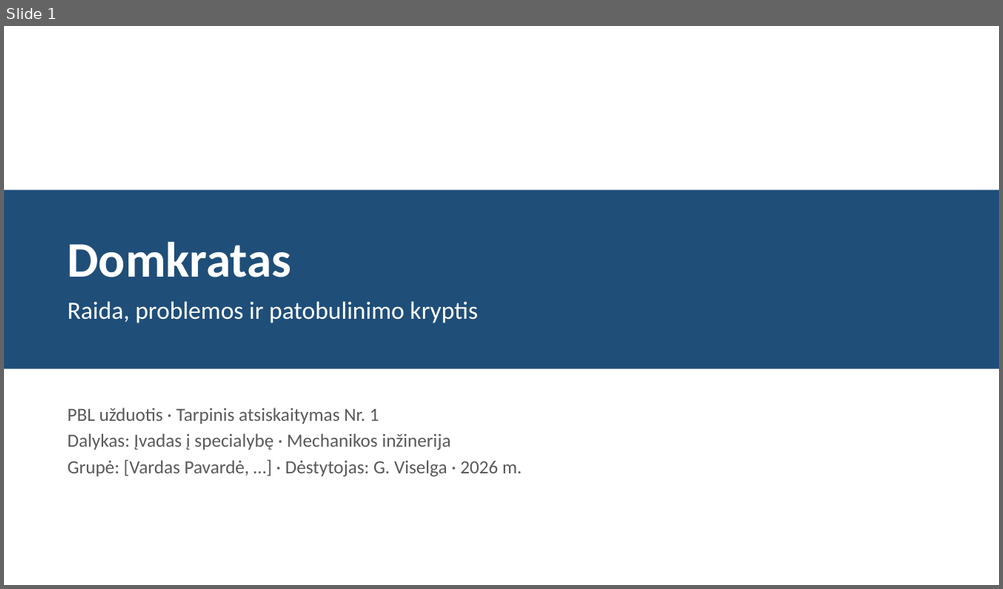
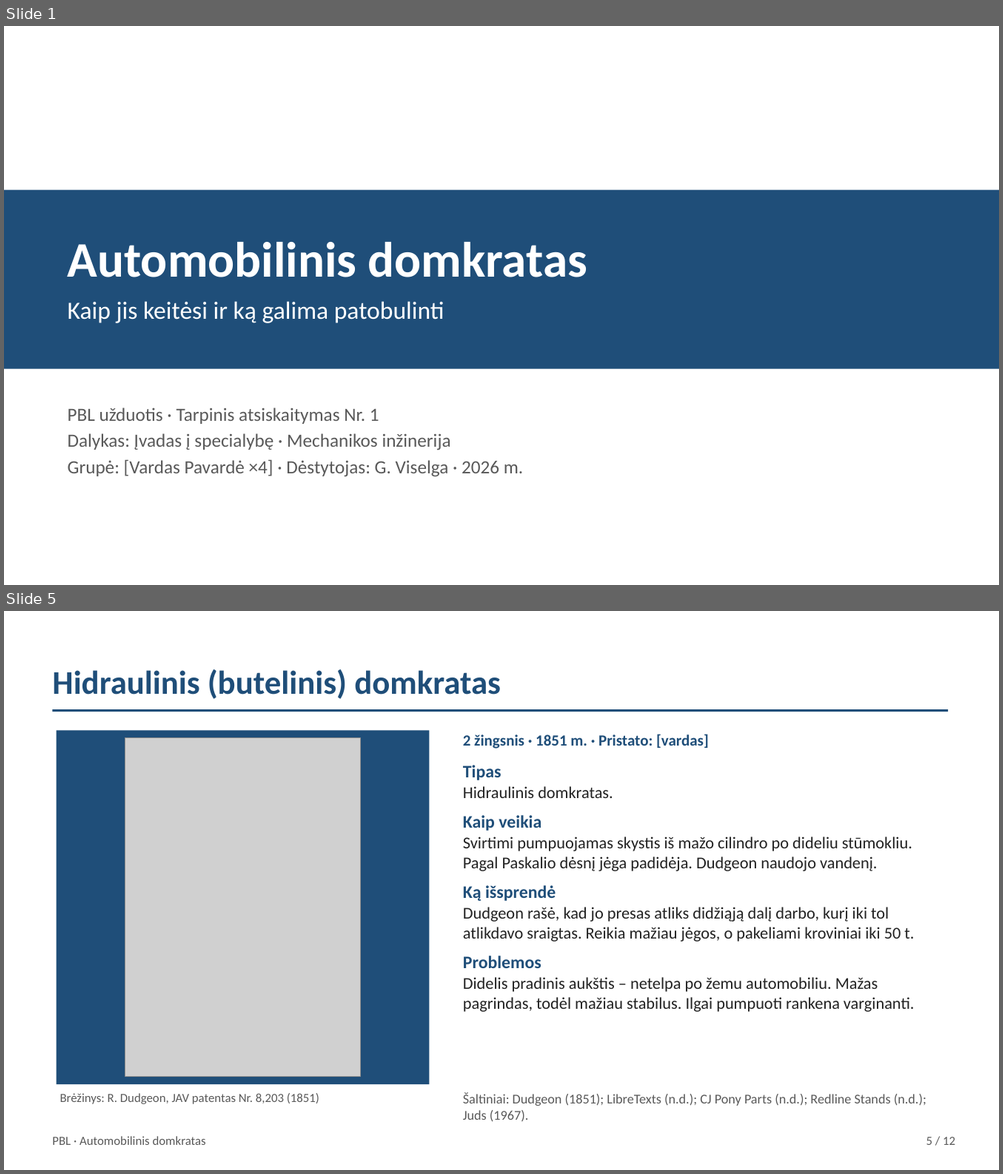
Before and after one commit to Goblinukas-beep/Ye, a slide deck: domkratas-ta1/domkratas-ta1.pptx. Shown one above the other, each under a label of ours: slide 1 before the commit, slides 1 and 5 after it; the slides between them are not shown. The pictures are 1003x589 and 1003x1174 pixels, drawn with LibreOffice and Linux fonts; fonts in the diff are those of the drawing; grey boxes stand for pictures. Boxes give left, top, right and bottom in pixels: in the first picture for what was removed or moved away, otherwise in the second. Text is boxed around its words. In the diff, an @@ line names an element or a change of style, - is before the commit and + after.

```diff
--- a/domkratas-ta1/domkratas-ta1.pptx
+++ b/domkratas-ta1/domkratas-ta1.pptx
@@ slide 5 added at (4, 611, 999, 1170), background #FFFFFF @@
@@ text added at (52, 669, 501, 699), 32 pt, text #1F4E79, bold @@
+Hidraulinis (butelinis) domkratas
@@ rectangle added at (53, 709, 948, 712), fill #1F4E79 @@
@@ rectangle added at (57, 730, 430, 1085), fill #1F4E79 @@
@@ picture added at (125, 738, 361, 1077) @@
@@ text added at (463, 734, 708, 749), 15 pt, text #1F4E79, bold @@
+2 žingsnis · 1851 m. · Pristato: [vardas]
@@ text added at (463, 765, 914, 1012), 16 pt, text #222222 @@
+Tipas
+Hidraulinis domkratas.
+Kaip veikia
+Svirtimi pumpuojamas skystis iš mažo cilindro po dideliu stūmokliu. Pagal Paskalio dėsnį jėga padidėja. Dudgeon naudojo vandenį.
+Ką išsprendė
+Dudgeon rašė, kad jo presas atliks didžiąją dalį darbo, kurį iki tol atlikdavo sraigtas. Reikia mažiau jėgos, o pakeliami kroviniai iki 50 t.
+Problemos
+Didelis pradinis aukštis – netelpa po žemu automobiliu. Mažas pagrindas, todėl mažiau stabilus. Ilgai pumpuoti rankena varginanti.
@@ text added at (60, 1093, 319, 1105), 12 pt, text #595959 @@
+Brėžinys: R. Dudgeon, JAV patentas Nr. 8,203 (1851)
@@ text added at (463, 1093, 926, 1122), 13 pt, text #595959 @@
+Šaltiniai: Dudgeon (1851); LibreTexts (n.d.); CJ Pony Parts (n.d.); Redline Stands (n.d.); Juds (1967).
@@ text added at (52, 1136, 206, 1145), 12 pt, text #595959 @@
+PBL · Automobilinis domkratas
@@ text added at (926, 1137, 955, 1145), 12 pt, text #595959 @@
+5 / 12
@@ slide 1 changed as well @@
@@ text at (68, 242, 587, 278): text changed @@
-Domkratas
+Automobilinis domkratas
@@ text at (68, 301, 444, 323): text changed @@
-Raida, problemos ir patobulinimo kryptis
+Kaip jis keitėsi ir ką galima patobulinti
@@ text at (68, 460, 523, 477): text changed @@
-Grupė: [Vardas Pavardė, …] · Dėstytojas: G. Viselga · 2026 m.
+Grupė: [Vardas Pavardė ×4] · Dėstytojas: G. Viselga · 2026 m.
```
Also in this commit, not shown: 2 other slides changed, 8 other slides added, 7 slides removed, 8 other files.
